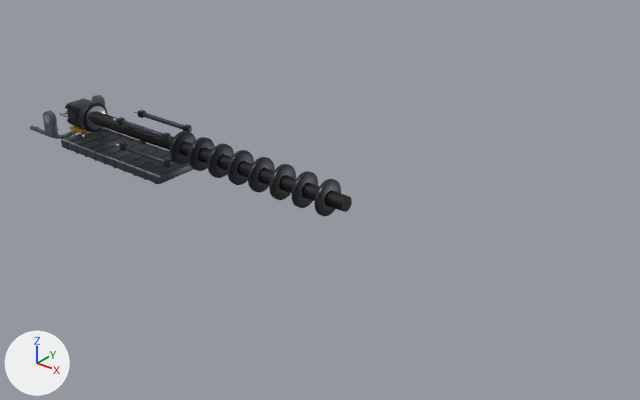
A saved change to the glTF model machines/colossal/assets/gun.glb.
Both versions are drawn from a 50 mm lens placed at (302.0, -212.0, 129.0), pointed at (121.0, 14.0, -11.0). Lighting does not change. The marker at lower left points along +X, +Y and +Z. The picture after the commit comes second. Where no turn or scale is listed for an object, it has been applied to the vertices. Vertices at exactly the same position are counted once.

The first picture shows 'bore', 'cradle', 'jacket', 'recoil' and 5 more.
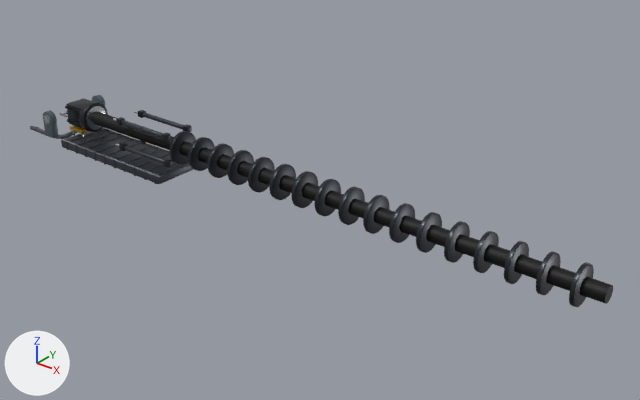
Where the newer file only moved an object's origin or applied its transform, the numbers keep the older frame.

Pixel boxes [x1, y1, x2, y2] of what changed, in the pictures (640 x 400 px):
'jacket', reshaped (147% wider, 106% taller): before [170, 131, 341, 216]; after [170, 131, 594, 307]
'bore', reshaped (100% wider, 91% taller): before [91, 112, 352, 212]; after [91, 112, 613, 304]
part 2 of me_jacket, added: after [338, 187, 365, 225]
part 3 of me_jacket, added: after [363, 195, 390, 234]
part 4 of me_jacket, added: after [389, 203, 415, 243]
part 5 of me_jacket, added: after [416, 212, 442, 253]
part 6 of me_jacket, added: after [444, 221, 470, 263]
part 7 of me_jacket, added: after [473, 231, 499, 273]
part 8 of me_jacket, added: after [504, 241, 529, 284]
part 9 of me_jacket, added: after [536, 251, 561, 295]
part 10 of me_jacket, added: after [569, 262, 594, 307]
part 11 of me_jacket, added: after [361, 190, 594, 300]

Edits to the bpy script that builds the scene:
```text
Change me_bore:
    used by ob_bore; location = (75.0, 0.0, 0.0)
    remove me_bore.from_pydata(...)  # 96 vertices, 188 faces; spans x -69.0..69.0, y -2.7..2.7, z -2.7..2.7
    add me_bore.from_pydata(...)  # 96 vertices, 188 faces; spans x -69.0..159.0, y -2.7..2.7, z -2.7..2.7
    me_bore part 1: the whole mesh is multiplied about its middle by the matrix ((1.652, 0.0, 0.0), (0.0, 1.0, 0.0), (0.0, 0.0, 1.0)), then moved by (45.0, 0.0, 0.0)
Change me_jacket:
    used by ob_jacket; location = (66.0, 0.0, 0.0)
    remove me_jacket.from_pydata(...)  # 5376 vertices, 9952 faces; spans x -0.7..70.8, y -6.4..6.4, z -6.4..6.4
    add me_jacket.from_pydata(...)  # 11424 vertices, 21148 faces; spans x -0.7..160.8, y -6.4..6.4, z -6.4..6.4
    me_jacket part 2: the loose piece of 384 vertices spanning x 69.3..70.7, y -6.4..6.4, z -6.4..6.4 is copied, and the copy is moved by (10.0, 0.0, 0.0); it spans x 79.3..80.7, y -6.4..6.4, z -6.4..6.4
    me_jacket part 3: the loose piece of 384 vertices spanning x 69.3..70.7, y -6.4..6.4, z -6.4..6.4 is copied, and the copy is moved by (20.0, 0.0, 0.0); it spans x 89.3..90.7, y -6.4..6.4, z -6.4..6.4
    me_jacket part 4: the loose piece of 384 vertices spanning x 69.3..70.7, y -6.4..6.4, z -6.4..6.4 is copied, and the copy is moved by (30.0, 0.0, 0.0); it spans x 99.3..100.7, y -6.4..6.4, z -6.4..6.4
    me_jacket part 5: the loose piece of 384 vertices spanning x 69.3..70.7, y -6.4..6.4, z -6.4..6.4 is copied, and the copy is moved by (40.0, 0.0, 0.0); it spans x 109.3..110.7, y -6.4..6.4, z -6.4..6.4
    me_jacket part 6: the loose piece of 384 vertices spanning x 69.3..70.7, y -6.4..6.4, z -6.4..6.4 is copied, and the copy is moved by (50.0, 0.0, 0.0); it spans x 119.3..120.7, y -6.4..6.4, z -6.4..6.4
    me_jacket part 7: the loose piece of 384 vertices spanning x 69.3..70.7, y -6.4..6.4, z -6.4..6.4 is copied, and the copy is moved by (60.0, 0.0, 0.0); it spans x 129.3..130.7, y -6.4..6.4, z -6.4..6.4
    me_jacket part 8: the loose piece of 384 vertices spanning x 69.3..70.7, y -6.4..6.4, z -6.4..6.4 is copied, and the copy is moved by (70.0, 0.0, 0.0); it spans x 139.3..140.7, y -6.4..6.4, z -6.4..6.4
    me_jacket part 9: the loose piece of 384 vertices spanning x 69.3..70.7, y -6.4..6.4, z -6.4..6.4 is copied, and the copy is moved by (80.0, 0.0, 0.0); it spans x 149.3..150.7, y -6.4..6.4, z -6.4..6.4
    me_jacket part 10: the loose piece of 384 vertices spanning x 69.3..70.7, y -6.4..6.4, z -6.4..6.4 is copied, and the copy is moved by (90.0, 0.0, 0.0); it spans x 159.3..160.7, y -6.4..6.4, z -6.4..6.4
    me_jacket part 11: 2340 vertices added at x 80.6..160.8, y -6.1..6.1, z -6.1..6.1
    other edits to the shape of me_jacket do not show in these pictures
```
